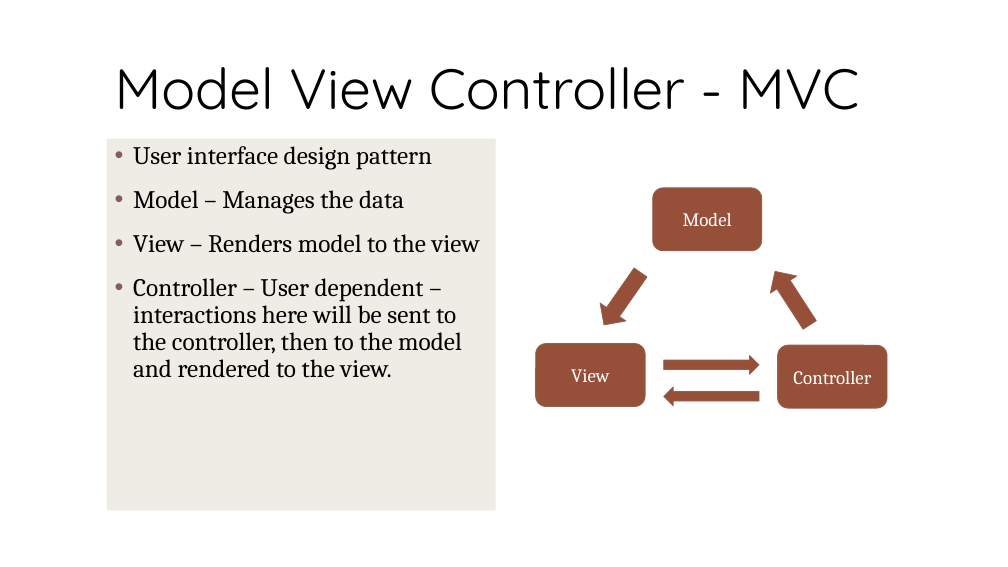
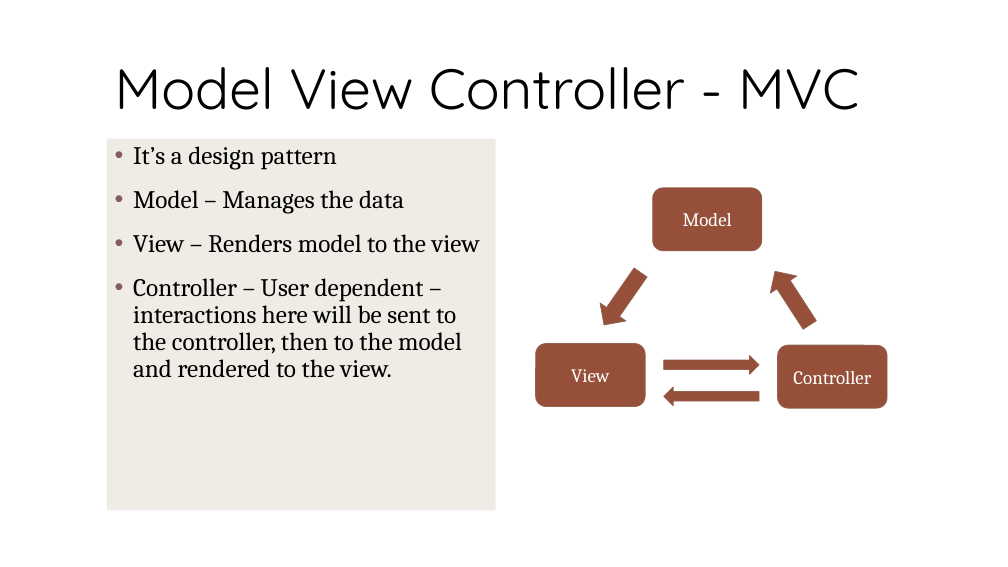
Before and after one commit to saenzpardo/WebDev, a slide deck: slide 12 of written_assignments/Saenzpardo_Jesus_Frameworks_Presentation.pptx. Drawn at 1008x567 pixels with LibreOffice and Linux fonts; fonts in the diff are those of the drawing; background and template pictures are left out. Boxes give left, top, right and bottom in pixels: in the first picture for what was removed or moved away, otherwise in the second. Text is boxed around its words. In the diff, an @@ line names an element or a change of style, - is before the commit and + after.

```diff
--- a/written_assignments/Saenzpardo_Jesus_Frameworks_Presentation.pptx
+++ b/written_assignments/Saenzpardo_Jesus_Frameworks_Presentation.pptx
@@ text at (133, 146, 337, 170): text changed @@
-• User interface design pattern
+• It’s a design pattern
```
Also in this commit, not shown: 2 other slides changed.
